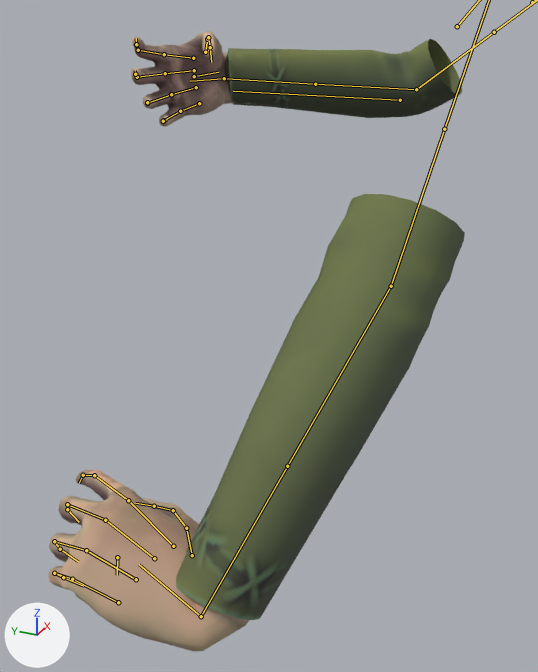
What one commit did to the FBX model 0_Final Exports/Player Character/FirstPersonModel+Animations/Animations/Anim_SendingStone_Click_Bottom.fbx.
Both versions are drawn from a camera (50 mm lens) standing at (-0.777, -0.082, -0.049) and looking at (-0.124, 0.211, -0.376). The lights are fixed; the arrows at lower left show +X, +Y and +Z. Both versions are drawn at frame 25 of the action 'Scene'; the numbers are the values there. The bones that bend it are drawn over the model as lines.

Names of what the first picture shows: 'hands'.
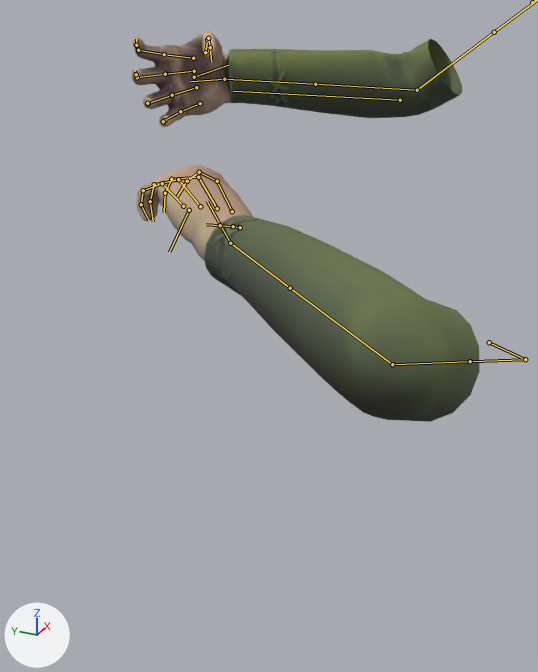
Where the change shows, as pixel boxes [x1, y1, x2, y2] in the pictures (538 x 672 px):
'hands', posed (16% narrower, 37% shorter): before [48, 31, 465, 651]; after [131, 31, 480, 422]
bone 'DEF_ForeArm.L.001', root to tip: before (391, 286) to (287, 466); after (392, 364) to (290, 288)
bone 'DEF_Hand.L.001', root to tip: before (201, 616) to (139, 564); after (230, 243) to (207, 201)
bone 'DEF_Pinky.L.001', root to tip: before (118, 602) to (72, 579); after (183, 206) to (162, 183)
bone 'DEF_Pinky.L.002', root to tip: before (72, 579) to (54, 573); after (162, 183) to (143, 190)
bone 'DEF_ForeArm.R.002', root to tip: before (315, 84) to (224, 78); after (315, 84) to (224, 79)
bone 'DEF_Hand.R.001', root to tip: before (224, 78) to (190, 81); after (224, 79) to (190, 81)

The edits, one by one:
Bone 'DEF_Shoulder.L.001' (bone_def_shoulder_l_001) moves from (-0.017, -0.005, 0.006) to (-0.303, -0.096, 0.112).
Bone 'DEF_Bicep.L.001' (bone_def_bicep_l_001) turns from (-5, 20, 35) to (-23, -11, -32) degrees about its own x, y and z.
Bone 'DEF_ForeArm.L.001' (bone_def_forearm_l_001) turns from (16, 0, -3) to (-80, 10, 11) degrees about its own x, y and z.
Bone 'DEF_Hand.L.001' (bone_def_hand_l_001) turns from (-92, -20, -42) to (2, 8, -39) degrees about its own x, y and z.
Bone 'DEF_Pinky.L.001' (bone_def_pinky_l_001) turns from (0, 0, 0) to (-3, 0, 0) degrees about its own x, y and z.
Bone 'DEF_Pinky.L.002' (bone_def_pinky_l_002) turns from (-55, 0, 0) to (-45, 0, 0) degrees about its own x, y and z.
Bone 'DEF_ForeArm.R.002' (bone_def_forearm_r_002) turns from (0, -11, 0) to (0, -20, 0) degrees about its own x, y and z.
Bone 'DEF_Hand.R.001' (bone_def_hand_r_001) turns from (-33, 46, -43) to (-45, 50, -53) degrees about its own x, y and z.
